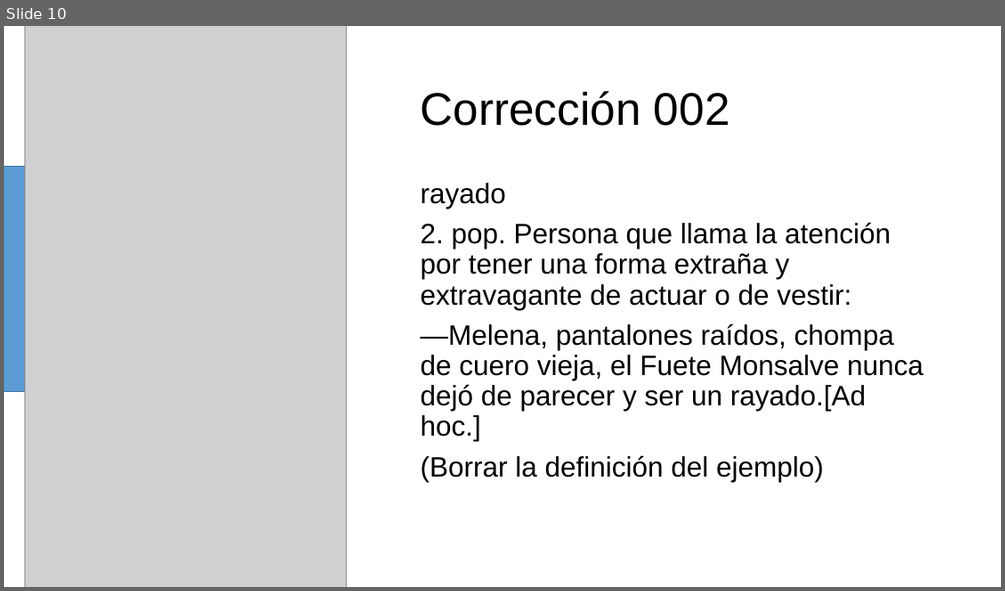
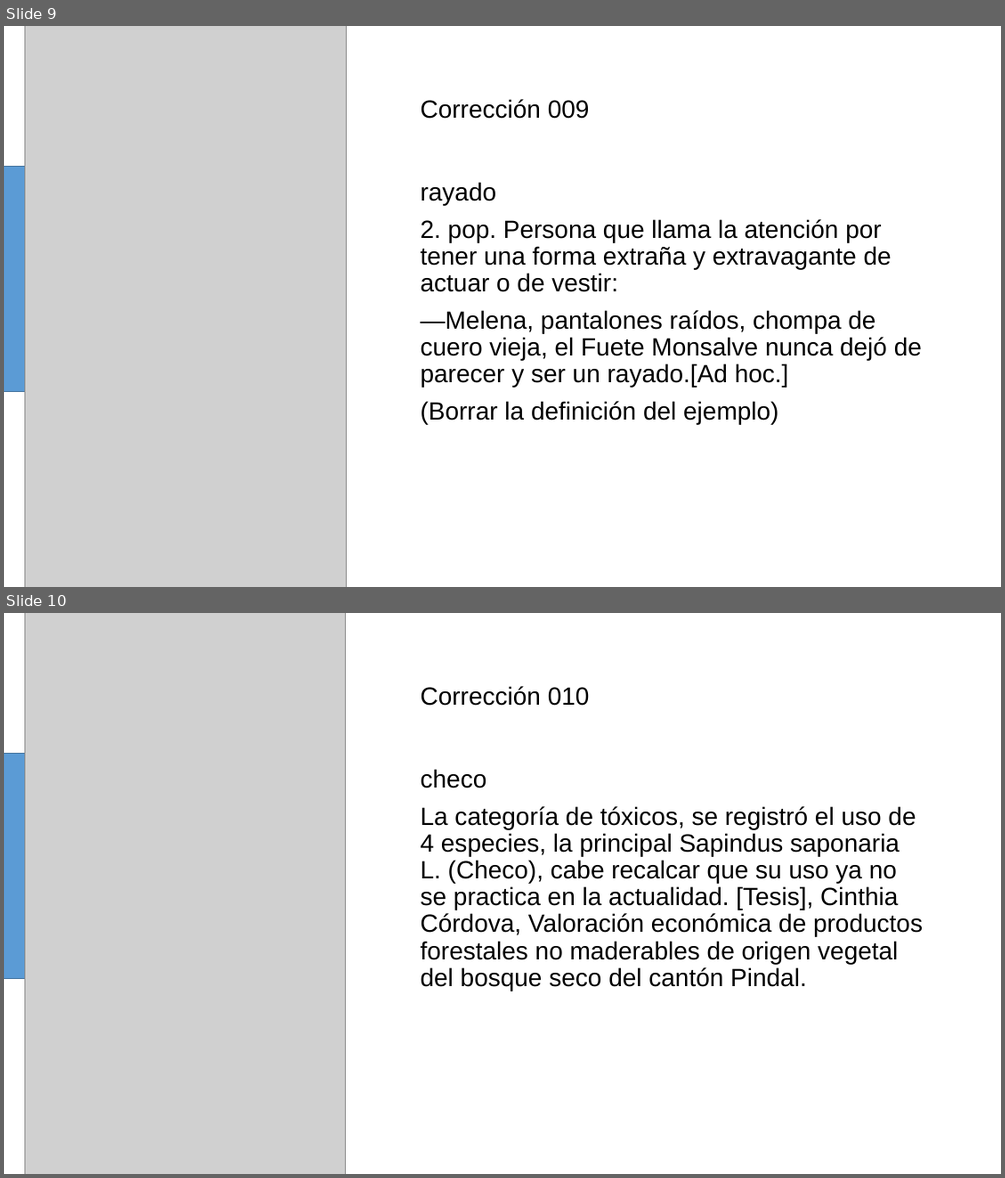
Before and after one commit to omarbramirez/ecuatorianismos, a slide deck: correcciones002.pptx. Shown one above the other, each under a label of ours: slide 10 before the commit, slides 9 and 10 after it. The pictures are 1005x591 and 1005x1178 pixels, drawn with LibreOffice and Linux fonts; fonts in the diff are those of the drawing; grey boxes stand for pictures. Boxes give left, top, right and bottom in pixels: in the first picture for what was removed or moved away, otherwise in the second. Text is boxed around its words. In the diff, an @@ line names an element or a change of style, - is before the commit and + after.

```diff
--- a/correcciones002.pptx
+++ b/correcciones002.pptx
@@ slide 10 added at <box>4,613,1001,1174</box>, background #FFFFFF @@
@@ picture added at <box>25,613,345,1174</box> @@
@@ title added at <box>421,686,590,706</box>, 24 pt, text #000000 @@
+Corrección 010
@@ rectangle added at <box>4,754,25,978</box>, fill #5B9BD5, outline #43739E 1 pt @@
@@ text added at <box>421,769,922,990</box>, 24 pt, text #000000 @@
+checo
+La categoría de tóxicos, se registró el uso de 4 especies, la principal Sapindus saponaria L. (Checo), cabe recalcar que su uso ya no se practica en la actualidad. [Tesis], Cinthia Córdova, Valoración económica de productos forestales no maderables de origen vegetal del bosque seco del cantón Pindal.
@@ what was slide 10 is now slide 9 @@
@@ slide 9 changed as well @@
@@ title at <box>421,99,590,119</box>: text changed; size 44 to 24 pt @@
-Corrección 002
+Corrección 009
@@ text "rayado" at <box>421,182,922,424</box>: size 27 to 24 pt @@
```
Also in this commit, not shown: 8 other slides changed, 7 other slides added, 8 slides removed, 13 other files.
